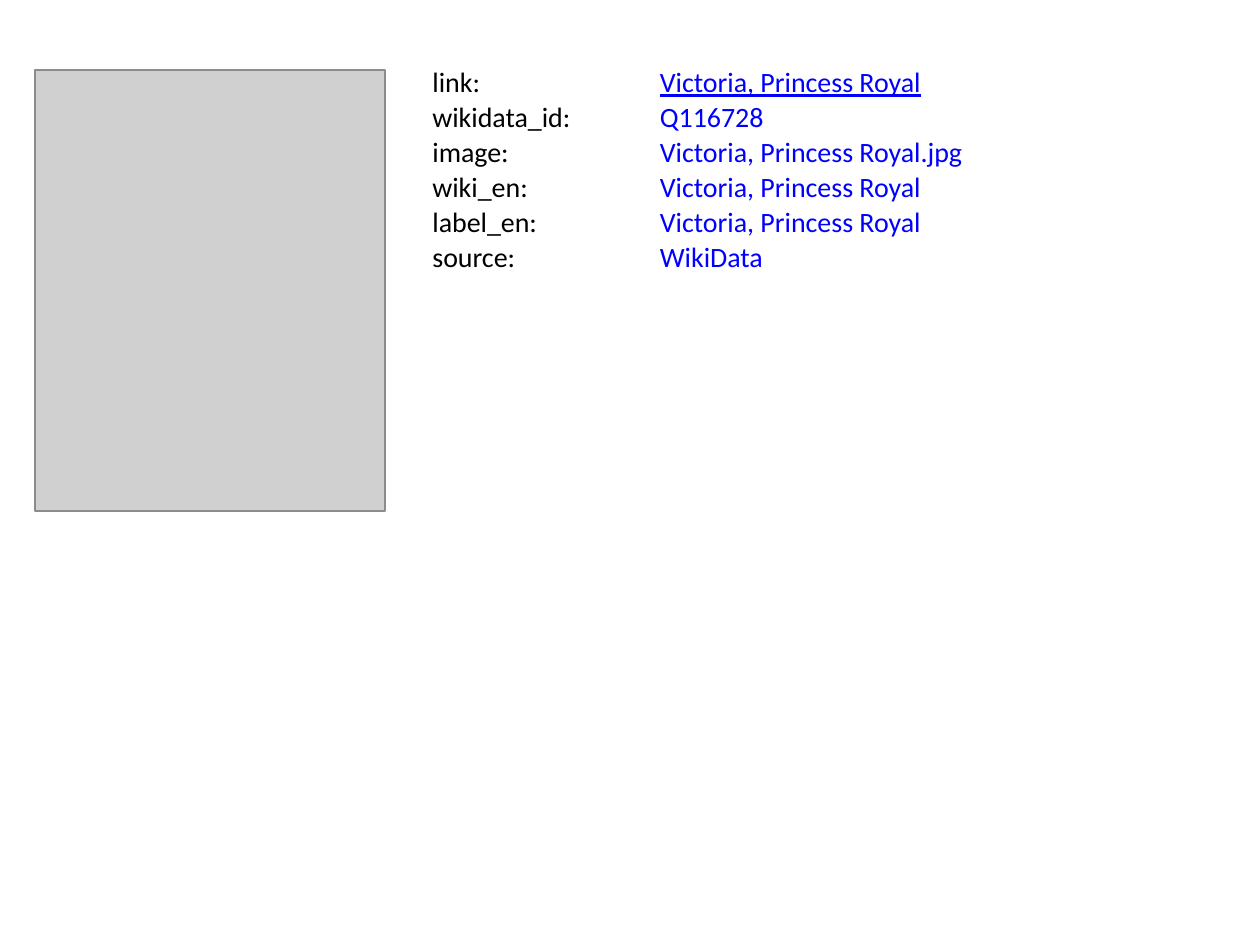
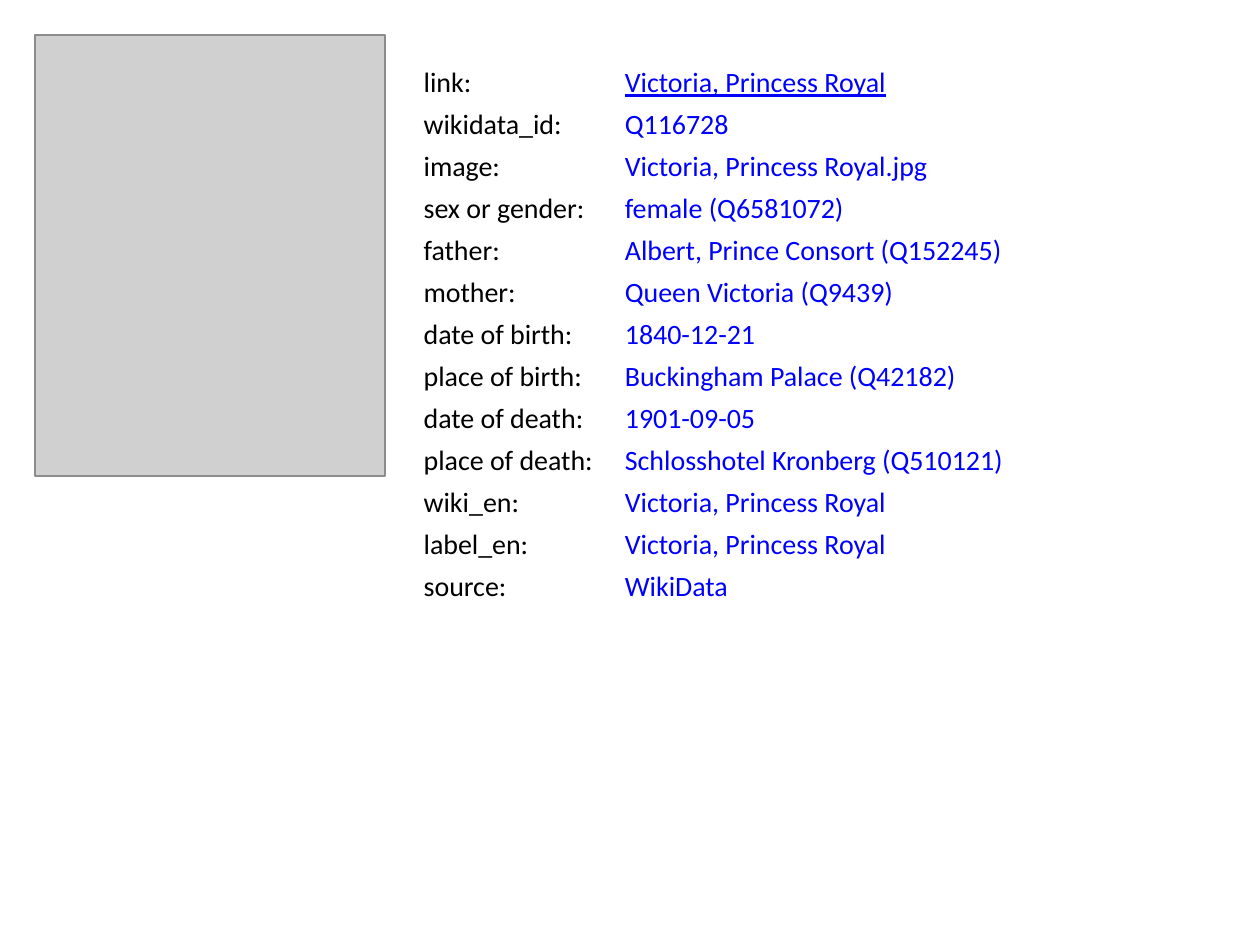
Before and after one commit to BITPlan/com.bitplan.simplegraph, a slide deck: slide 2 of QueenVictoria.pptx. Drawn at 1260x945 pixels with LibreOffice and Linux fonts; fonts in the diff are those of the drawing; grey boxes stand for pictures. Boxes give left, top, right and bottom in pixels: in the first picture for what was removed or moved away, otherwise in the second. Text is boxed around its words. In the diff, an @@ line names an element or a change of style, - is before the commit and + after.

```diff
--- a/QueenVictoria.pptx
+++ b/QueenVictoria.pptx
@@ picture: place and size @@
-picture at (35,71,386,512)
+picture at (35,35,386,476)
@@ text "link:": place and size @@
-text "link:" at (432,72,480,92)
+text "link:" at (424,72,472,93)
@@ text "Victoria, Princess Royal": place and size @@
-text "Victoria, Princess Royal" at (660,212,920,237)
+text "Victoria, Princess Royal" at (625,72,885,97)
@@ text "wikidata_id:": place and size @@
-text "wikidata_id:" at (432,107,570,131)
+text "wikidata_id:" at (424,114,562,138)
@@ text "Q116728": place and size @@
-text "Q116728" at (660,108,764,131)
+text "Q116728" at (625,115,729,138)
@@ text "image:": place and size @@
-text "image:" at (432,142,508,167)
+text "image:" at (424,156,500,181)
@@ text "Victoria, Princess Royal.jpg" rewrapped from (660,72,962,167) to (625,156,927,181) @@
@@ text added at (424,198,584,223), 16 pt, text #000000 @@
+sex or gender:
@@ text added at (625,197,844,222), 16 pt, text #0000FF @@
+female (Q6581072)
@@ text added at (625,239,1002,264), 16 pt, text #0000FF @@
+Albert, Prince Consort (Q152245)
@@ text added at (424,240,500,261), 16 pt, text #000000 @@
+father:
@@ text added at (424,282,516,303), 16 pt, text #000000 @@
+mother:
@@ text added at (625,281,893,306), 16 pt, text #0000FF @@
+Queen Victoria (Q9439)
@@ text added at (424,324,572,345), 16 pt, text #000000 @@
+date of birth:
@@ text added at (625,325,755,345), 16 pt, text #0000FF @@
+1840-12-21
@@ text added at (424,366,583,429), 16 pt, text #000000 @@
+place of death:
@@ text added at (625,365,955,391), 16 pt, text #0000FF @@
+Buckingham Palace (Q42182)
@@ text added at (424,408,593,471), 16 pt, text #000000 @@
+date of death:
@@ text added at (625,410,755,428), 16 pt, text #0000FF @@
+1901-09-05
@@ text added at (625,449,1003,475), 16 pt, text #0000FF @@
+Schlosshotel Kronberg (Q510121)
@@ text "wiki_en:" rewrapped from (432,177,537,236) to (424,492,519,516) @@
@@ text added at (424,450,513,475), 16 pt, text #000000 @@
+place of birth:
@@ text "Victoria, Princess Royal" rewrapped from (660,142,962,167) to (625,534,885,559) @@
@@ text "label_en:" rewrapped from (432,177,527,201) to (424,534,529,558) @@
@@ text "Victoria, Princess Royal": place and size @@
-text "Victoria, Princess Royal" at (660,177,920,202)
+text "Victoria, Princess Royal" at (625,492,885,517)
@@ text "source:": place and size @@
-text "source:" at (432,253,515,268)
+text "source:" at (424,582,507,597)
@@ text "WikiData": place and size @@
-text "WikiData" at (660,247,763,268)
+text "WikiData" at (625,576,728,597)
```
Also in this commit, not shown: 9 other slides changed, 11 other files.
